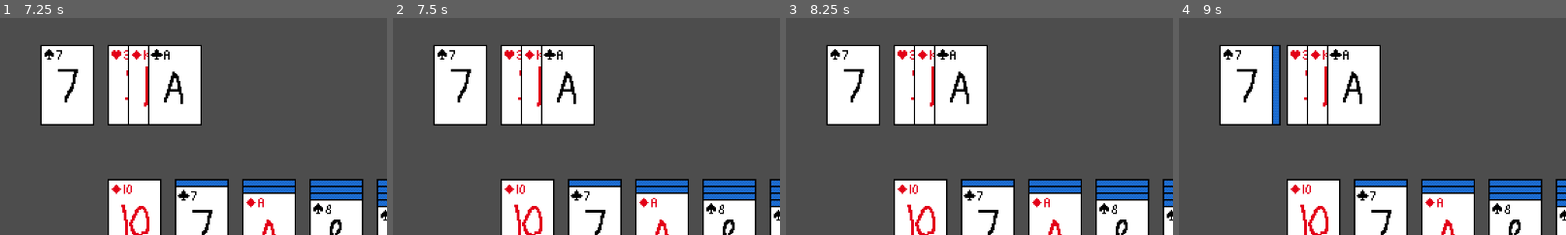
Above: before the commit, frames 1-4 (left to right).
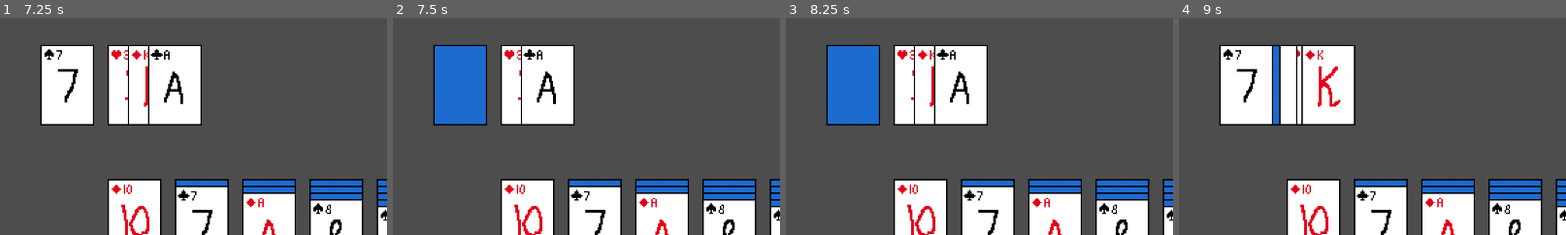
Above: after the commit, the same moments.

Repository: pnkmht135/Solitaire
Game: Godot game, scene res://Game.tscn
Same seed, same stepped clock (60 frames per second), same inputs: the game is played once before the commit and once after it.
Inputs (mouse positions are % of the whole screen's width and height, from its top left):
- Up to frame 1 (7.25 s): move the mouse to (9, 23) at 0.52 s; press the mouse at (9, 23) at 0.53 s; move the mouse to (26, 46) at 1.27 s; release the mouse at (26, 46) at 1.28 s; click (26, 46) at 1.35 s; move the mouse to (35, 46) at 2.02 s; press the mouse at (35, 46) at 2.03 s; tap Enter at 2.75, 5.75 s; move the mouse to (43, 46) at 2.77 s; release the mouse at (43, 46) at 2.78 s; click (43, 46) at 2.85 s; move the mouse to (52, 46) at 3.52 s; press the mouse at (52, 46) at 3.53 s; tap Space at 4.25 s; move the mouse to (61, 46) at 4.27 s; release the mouse at (61, 46) at 4.28 s; click (61, 46) at 4.35 s; move the mouse to (69, 46) at 5.02 s; press the mouse at (69, 46) at 5.03 s; move the mouse to (9, 15) at 5.77 s; release the mouse at (9, 15) at 5.78 s; click (9, 15) at 5.85 s; move the mouse to (14, 15) at 6.52 s; press the mouse at (14, 15) at 6.53 s
- Up to frame 2 (7.5 s): tap Space at 7.25 s; move the mouse to (20, 15) at 7.27 s; release the mouse at (20, 15) at 7.28 s; click (20, 15) at 7.35 s
- Up to frame 3 (8.25 s): tap Enter at 8 s; move the mouse to (23, 15) at 8.02 s; press the mouse at (23, 15) at 8.03 s
- Up to frame 4 (9 s): tap Space at 8.75 s; move the mouse to (9, 15) at 8.77 s; release the mouse at (9, 15) at 8.78 s; click (9, 15) at 8.85 s
The pictures show only the part of the screen within x 0-50%, y 0-50%; the shares and areas given below are measured in that part.

Frame 1 is identical in both runs. In frame 2, 7.8% of the frame differs, in the area x 10-53%, y 12-50%; in frame 3, 4.8%; in frame 4, 5.0%.

Commit message:
Function: stockpile enables hitbox of topmost open card (while disabling all other opens), however remove_card() not implemented yet Visuals: previous open cards slide back to (0,0) when you put new open cards

Diff:
--- a/Game elements/Stockpile.tscn
+++ b/Game elements/Stockpile.tscn
@@ -3,14 +3,29 @@
 [ext_resource type="Script" uid="uid://dbifd0cx43uht" path="res://Game elements/stockpile.gd" id="1_e811g"]
 [ext_resource type="Texture2D" uid="uid://cqiyu1ifc04gw" path="res://Sprites/Cards.png" id="2_qa6s2"]
 
+[sub_resource type="RectangleShape2D" id="RectangleShape2D_e811g"]
+size = Vector2(80, 120)
+
 [sub_resource type="RectangleShape2D" id="RectangleShape2D_qa6s2"]
 size = Vector2(40, 60)
 
-[sub_resource type="RectangleShape2D" id="RectangleShape2D_e811g"]
-size = Vector2(80, 120)
-
 [node name="Stockpiile" type="Node2D"]
 script = ExtResource("1_e811g")
+
+[node name="Click_Closed" type="Area2D" parent="."]
+collision_layer = 2
+collision_mask = 0
+
+[node name="CollisionShape2D" type="CollisionShape2D" parent="Click_Closed"]
+scale = Vector2(0.75, 0.75)
+shape = SubResource("RectangleShape2D_e811g")
+
+[node name="Closed" type="Sprite2D" parent="."]
+scale = Vector2(2, 2)
+texture = ExtResource("2_qa6s2")
+hframes = 13
+vframes = 5
+frame = 53
 
 [node name="Opened" type="Sprite2D" parent="."]
 position = Vector2(100, 0)
@@ -28,19 +43,4 @@
 scale = Vector2(0.75, 0.75)
 shape = SubResource("RectangleShape2D_qa6s2")
 
-[node name="Closed" type="Sprite2D" parent="."]
-scale = Vector2(2, 2)
-texture = ExtResource("2_qa6s2")
-hframes = 13
-vframes = 5
-frame = 53
-
-[node name="Click_Closed" type="Area2D" parent="."]
-collision_layer = 2
-collision_mask = 0
-
-[node name="CollisionShape2D" type="CollisionShape2D" parent="Click_Closed"]
-scale = Vector2(0.75, 0.75)
-shape = SubResource("RectangleShape2D_e811g")
-
 [connection signal="input_event" from="Click_Closed" to="." method="_on_click_closed_input_event"]
--- a/Game elements/card.gd
+++ b/Game elements/card.gd
@@ -1,15 +1,16 @@
 class_name Card
 extends Node2D
 
+# Note: card Clickbox disabled on default.
 @onready var sprite: Sprite2D = %sprite
 @onready var sprite_dict: Dictionary = Global.sprite_dict
 @onready var parent: Table_Element = null # is it in the stockpile or tableau or a pile
 @onready var index: int = 0
 @onready var in_hand: bool = false
 @onready var current_position: Vector2 = Vector2(0,0)
-@export var suit : Global.Suit = Global.Suit.HIDDEN
+var suit : Global.Suit = Global.Suit.HIDDEN
 @export_range(0,12) var num : int = 1
-@export var is_hidden : bool = true
+var is_hidden : bool = true
 # TODO: have the index of the card in its parent saved in card itself?
 # TODO: recreate + fix bug of card sliding far forward when stacking tabluea
 # TODO: maybe switch to global position for return card to avoid headaches
@@ -75,7 +76,10 @@
 			set_process(false)
 			# TODO: Make this if statements cleaner
 			# TODO: Error: make sure parent is set!!
-			if not($Click_Box.has_overlapping_areas()) or $Click_Box.overlaps_area(parent.get_node_or_null("Area")):
+			var parent_area : Area2D = null
+			if parent:
+				parent_area=parent.get_node_or_null("Area")
+			if not($Click_Box.has_overlapping_areas()) or $Click_Box.overlaps_area(parent_area):
 				return_to_place()
 				#TODO: fix: it sometimes gets called before current position gets
 				# updated but after its parent becomes another card
--- a/Game elements/stockpile.gd
+++ b/Game elements/stockpile.gd
@@ -15,11 +15,14 @@
 	if not cards.is_empty():
 		cards_stack=cards
 		num_cards=len(cards)
+		#var ip = Vector2(0,0)
 		for card in cards_stack:
 			card.reparent(self)
+			card.parent=self
 			var tween = create_tween()
 			tween.set_ease(Tween.EASE_IN_OUT)
 			tween.tween_property(card,"position",Vector2(0,0),1)
+			#ip+=Vector2(10,0)
 			card.current_position=position
 		cards_stack.reverse() # because it is facedown on table.
 		click_opened.move_to_front()
@@ -29,6 +32,17 @@
 		# Do nothing if no cards
 		if cards_stack.is_empty():
 			return
+		if current_index!=-1: # If there are already open cards:
+			# Disable latest open card
+			cards_stack[current_index].disable() # TODO: moove opened cards back to 0,0!
+			# Move them to (0,0)
+			for card in cards_stack.slice(max(0,current_index-2),current_index+1):
+				var tween = create_tween()
+				tween.set_ease(Tween.EASE_IN_OUT)
+				tween.tween_property(card,"position",Vector2(0,0),0.5)
+
+		# for card "in open": card.position = vec2(0,0)
+		# like if current_index != -1 slice
 		# Reset stockpile if at end
 		if current_index == num_cards-1:
 			for card in cards_stack:
@@ -56,8 +70,11 @@
 			var tween = create_tween()
 			tween.set_ease(Tween.EASE_IN_OUT)
 			tween.tween_property(card,"position",shift,1)
+			card.current_position=shift
+# TODO: tween before reparenting so that doesnt swtich to rendering bellow other cards.
+# TODO: that did not fix it, still redering in back when tween starts, what is tween doing.
 			shift+=open_offset
-			#card.move_to_front()
 			card.flip_card() # comment out for testing things
 			card.disable()
 		current_index=new_index
+		revealed[-1].enable()
